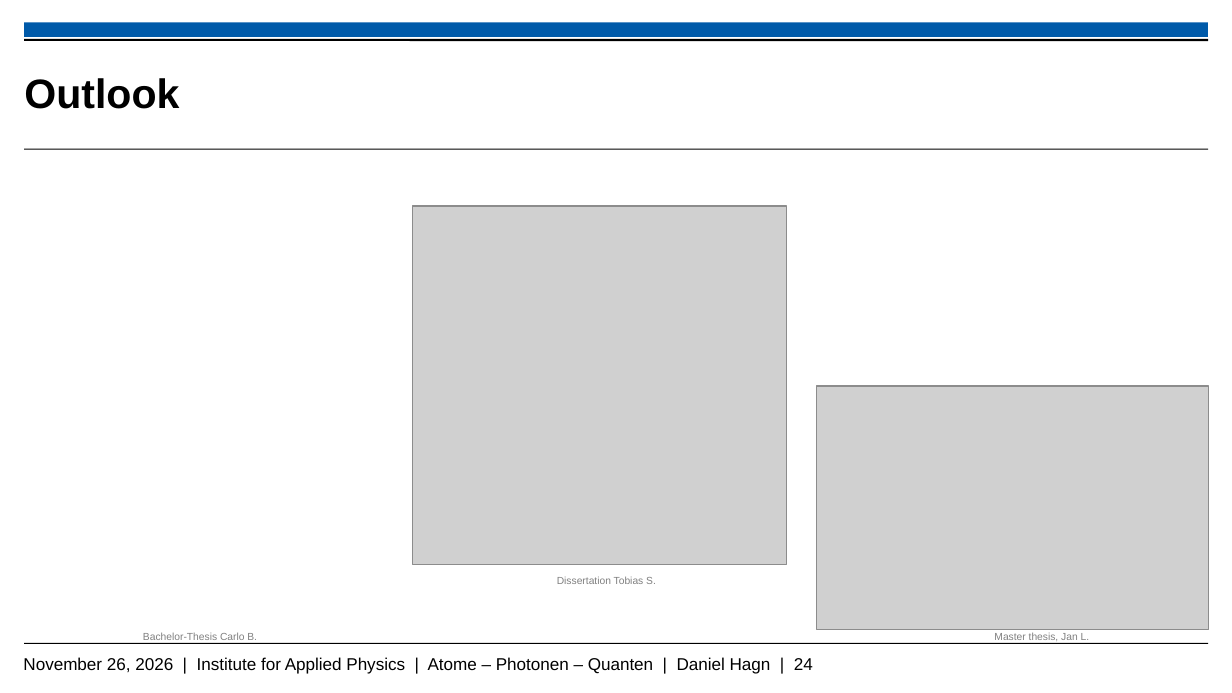
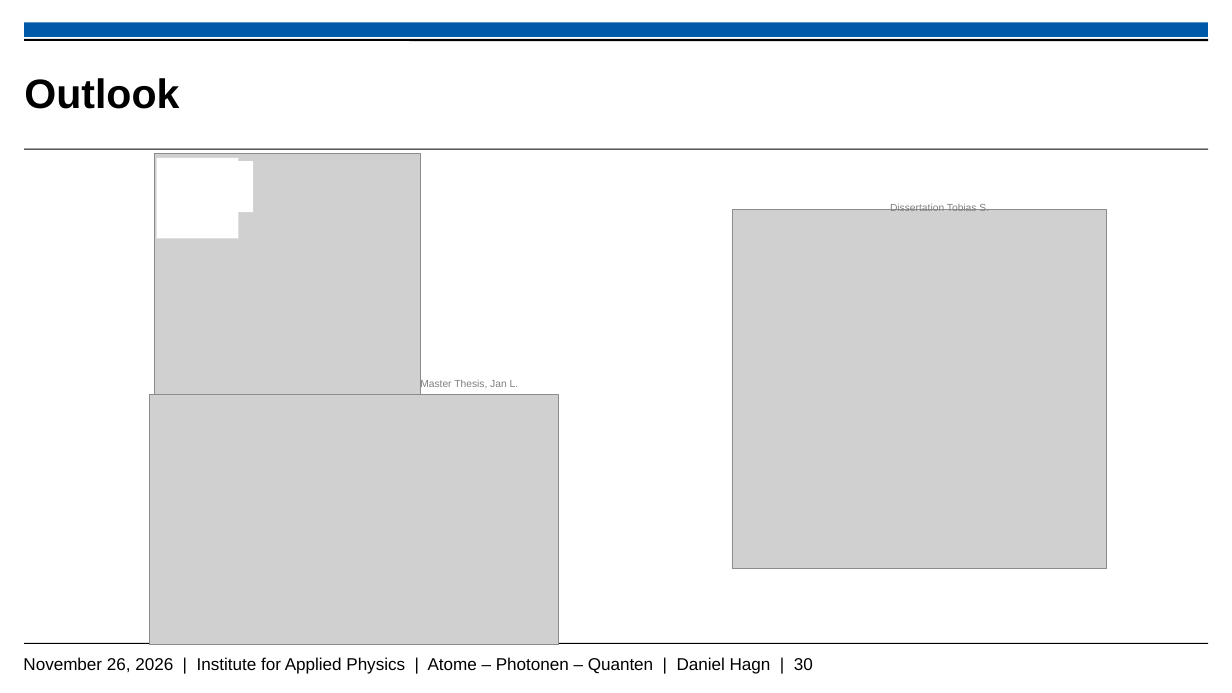
Before and after one commit to Daniel-Hagn-physik/Masterthesis_Backup, a slide deck: slide 30 of Hagn_Daniel_Mastervortrag.pptx (slide 24 before the commit). Drawn at 1232x693 pixels with LibreOffice and Linux fonts; fonts in the diff are those of the drawing; grey boxes stand for pictures; background and template pictures are left out. Boxes give left, top, right and bottom in pixels: in the first picture for what was removed or moved away, otherwise in the second. Text is boxed around its words. In the diff, an @@ line names an element or a change of style, - is before the commit and + after.

```diff
--- a/Hagn_Daniel_Mastervortrag.pptx
+++ b/Hagn_Daniel_Mastervortrag.pptx
@@ picture added at <box>154,154,420,395</box> @@
@@ rectangle added at <box>156,158,238,238</box>, fill #FFFFFF @@
@@ rectangle added at <box>234,161,253,212</box>, fill #FFFFFF @@
@@ picture: place and size @@
-picture at <box>413,206,787,564</box>
+picture at <box>732,209,1106,568</box>
@@ text "Dissertation Tobias S.": place and size @@
-text "Dissertation Tobias S." at <box>557,576,656,584</box>
+text "Dissertation Tobias S." at <box>890,203,989,211</box>
@@ text at <box>420,379,519,389</box>: text changed @@
-Master thesis, Jan L.
+Master Thesis, Jan L.
@@ picture: place and size @@
-picture at <box>817,386,1209,630</box>
+picture at <box>149,394,558,644</box>
@@ text at <box>23,657,813,674</box>: text changed @@
-November 26, 2026 | Institute for Applied Physics | Atome – Photonen – Quanten | Daniel Hagn | 24
+November 26, 2026 | Institute for Applied Physics | Atome – Photonen – Quanten | Daniel Hagn | 30
@@ text removed at <box>143,632,257,640</box> @@
-Bachelor-Thesis Carlo B.
```
Also in this commit, not shown: 7 other slides changed, 6 slides added.
